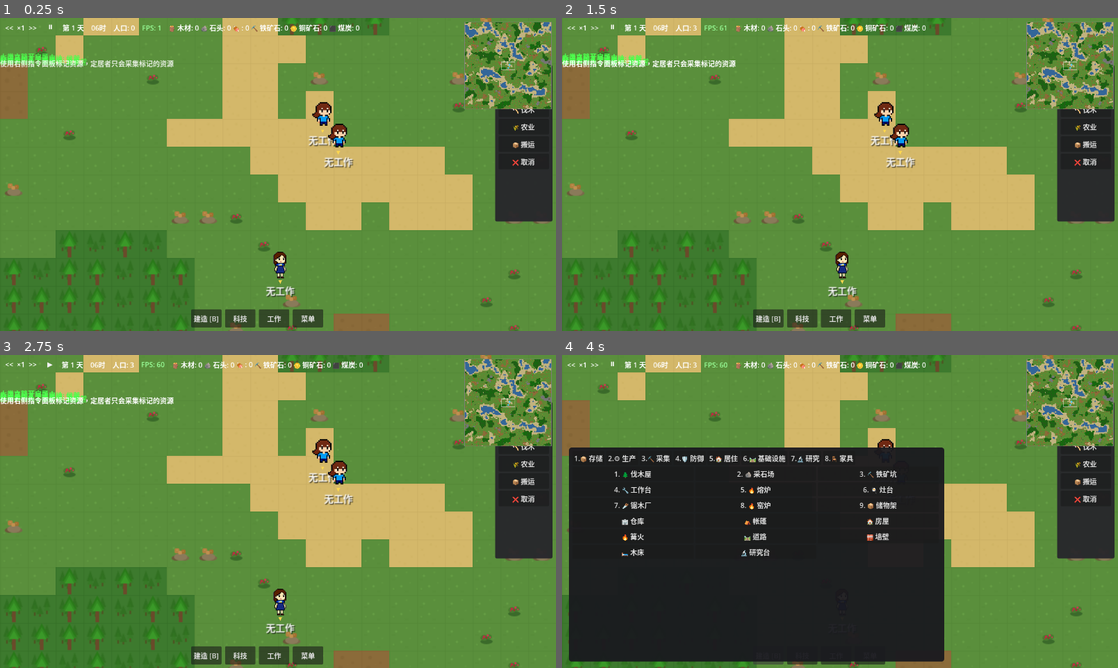
Above: before the commit, frames 1-4 (two rows, left to right).
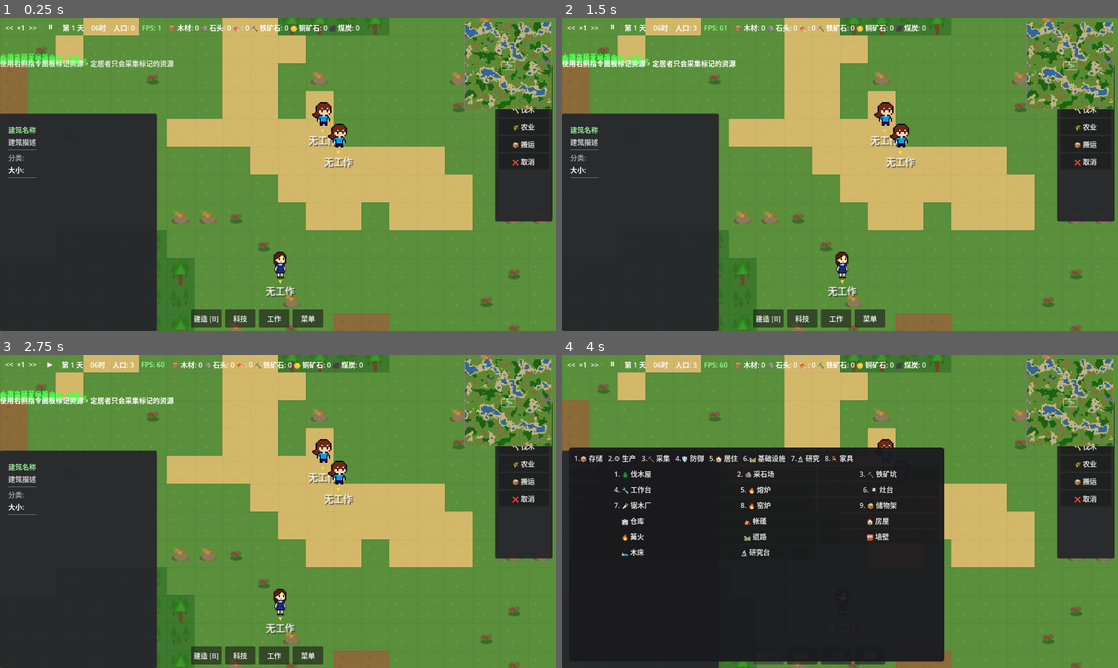
Above: after the commit, the same moments.

Repository: ZhanXuzhao/the-path-of-humanity
Game: Godot game, scene res://scenes/game.tscn
Same seed, same stepped clock (60 frames per second), same inputs: the game is played once before the commit and once after it.
Inputs:
- Up to frame 1 (0.25 s): no input
- Up to frame 2 (1.5 s): click "<<" at 0.5 s; click ">>" at 1.25 s
- Up to frame 3 (2.75 s): click "⏸" at 2 s
- Up to frame 4 (4 s): click "▶" at 2.75 s; click "建造 [B]" at 3.5 s

The runs differ from the first frame. In frame 1, 20% of the frame differs, in the area x 0-29%, y 30-100%; in frame 2, 20%; in frame 3, 20%; in frame 4, 1.5%.

Commit message:
fix: BuildingInfoPanel锚定到屏幕左下角并调整尺寸为200x300

Diff:
--- a/scenes/game.tscn
+++ b/scenes/game.tscn
@@ -299,21 +299,20 @@
 layout_mode = 2
 
 [node name="BuildingInfoPanel" type="Panel" parent="UI/HUD" unique_id=1432108525]
-visible = false
 anchors_preset = 2
 anchor_top = 1.0
 anchor_bottom = 1.0
 offset_top = -500.0
-offset_right = 300.0
+offset_right = 361.0
 grow_vertical = 0
 theme_override_styles/panel = SubResource("2")
 
 [node name="ScrollContainer" type="ScrollContainer" parent="UI/HUD/BuildingInfoPanel" unique_id=521093744]
 layout_mode = 0
-offset_left = 4.0
-offset_top = 4.0
-offset_right = 196.0
-offset_bottom = 296.0
+offset_left = 19.0
+offset_top = 25.0
+offset_right = 336.0
+offset_bottom = 480.0
 
 [node name="VBox" type="VBoxContainer" parent="UI/HUD/BuildingInfoPanel/ScrollContainer" unique_id=1928493603]
 layout_mode = 2
@@ -379,6 +378,7 @@
 text = "总量: 0"
 
 [node name="BuildMenu" type="Panel" parent="UI" unique_id=1575822565]
+visible = false
 anchors_preset = 2
 anchor_top = 1.0
 anchor_bottom = 1.0
